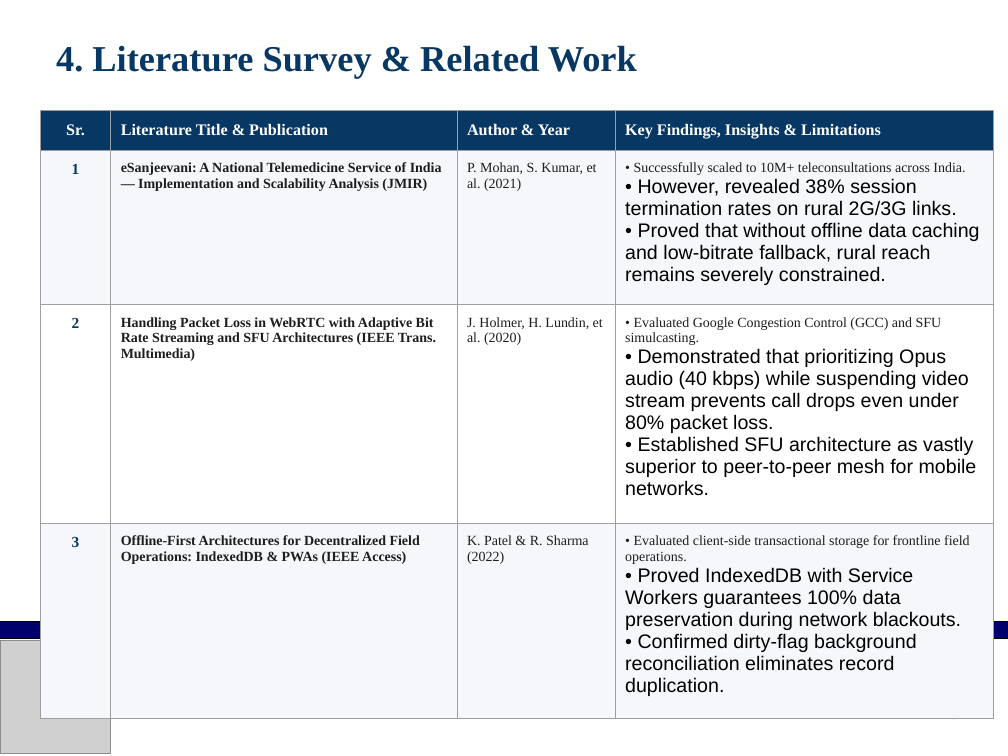
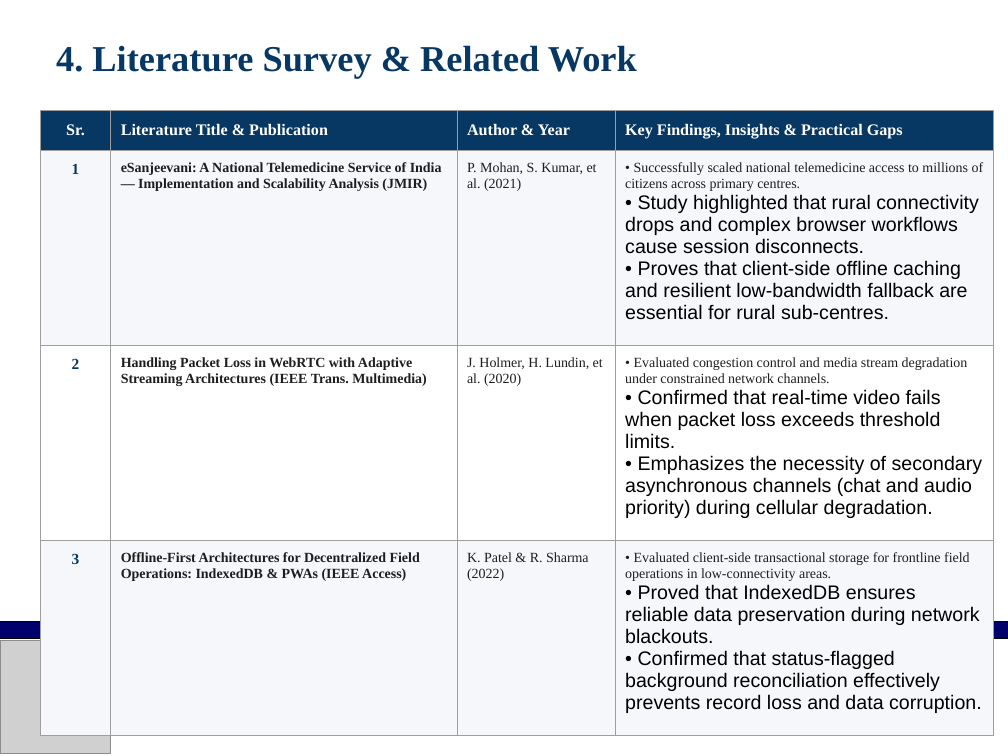
Before and after one commit to prodsumo-sumedh/Null_Pointers, a slide deck: slide 6 of AarogyaSangam_Project_Presentation.pptx. Drawn at 1008x756 pixels with LibreOffice and Linux fonts; fonts in the diff are those of the drawing; grey boxes stand for pictures; background and template pictures are left out. Boxes give left, top, right and bottom in pixels: in the first picture for what was removed or moved away, otherwise in the second. Text is boxed around its words. In the diff, an @@ line names an element or a change of style, - is before the commit and + after.

```diff
--- a/AarogyaSangam_Project_Presentation.pptx
+++ b/AarogyaSangam_Project_Presentation.pptx
@@ table at bbox=[40, 111, 994, 717] @@
-row 1, column 4: Key Findings, Insights & Limitations
+row 1, column 4: Key Findings, Insights & Practical Gaps
-row 2, column 4: • Successfully scaled to 10M+ teleconsultations across India. • However, revealed 38% session termination rates on rural 2G/3G links. • Proved that without offline data caching and low-bitrate fallback, rural reach remains severely constrained.
+row 2, column 4: • Successfully scaled national telemedicine access to millions of citizens across primary centres. • Study highlighted that rural connectivity drops and complex browser workflows cause session disconnects. • Proves that client-side offline caching and resilient low-bandwidth fallback are essential for rural sub-centres.
-row 3, column 2: Handling Packet Loss in WebRTC with Adaptive Bit Rate Streaming and SFU Architectures (IEEE Trans. Multimedia)
+row 3, column 2: Handling Packet Loss in WebRTC with Adaptive Streaming Architectures (IEEE Trans. Multimedia)
-row 3, column 4: • Evaluated Google Congestion Control (GCC) and SFU simulcasting. • Demonstrated that prioritizing Opus audio (40 kbps) while suspending video stream prevents call drops even under 80% packet loss. • Established SFU architecture as vastly superior to peer-to-peer mesh for mobile networks.
+row 3, column 4: • Evaluated congestion control and media stream degradation under constrained network channels. • Confirmed that real-time video fails when packet loss exceeds threshold limits. • Emphasizes the necessity of secondary asynchronous channels (chat and audio priority) during cellular degradation.
-row 4, column 4: • Evaluated client-side transactional storage for frontline field operations. • Proved IndexedDB with Service Workers guarantees 100% data preservation during network blackouts. • Confirmed dirty-flag background reconciliation eliminates record duplication.
+row 4, column 4: • Evaluated client-side transactional storage for frontline field operations in low-connectivity areas. • Proved that IndexedDB ensures reliable data preservation during network blackouts. • Confirmed that status-flagged background reconciliation effectively prevents record loss and data corruption.
```
Also in this commit, not shown: 10 other slides changed, 3 other files.
